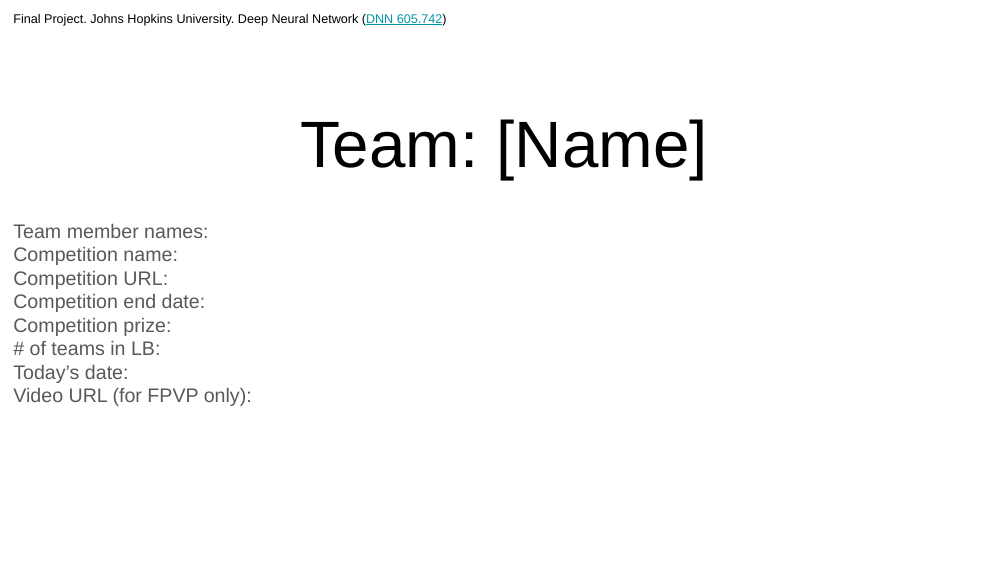
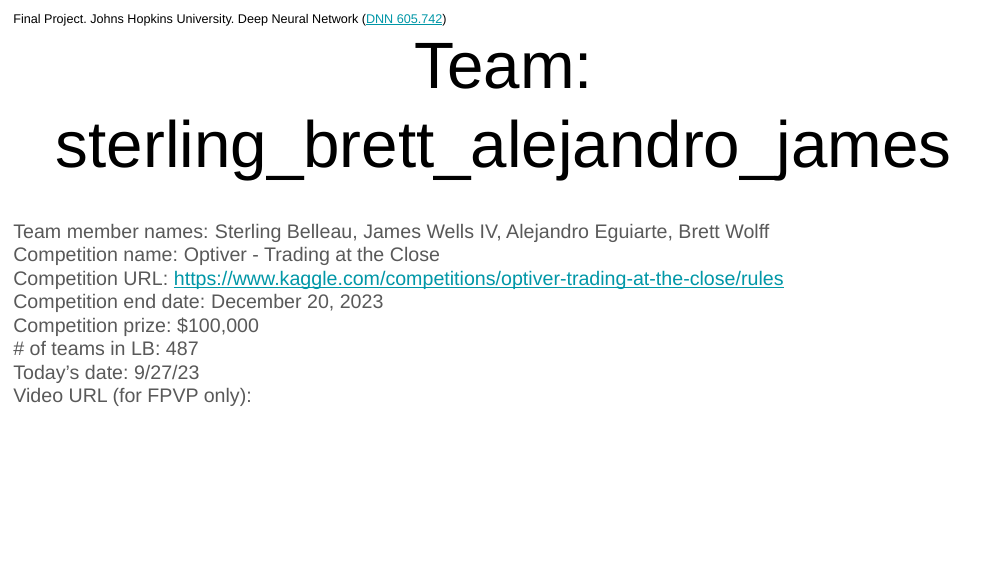
Before and after one commit to saintblue97/DeepNN_Optiver, a slide deck: slide 1 of Final Project Results - Presentation Template.pptx. Drawn at 1008x567 pixels with LibreOffice and Linux fonts; fonts in the diff are those of the drawing. Boxes give left, top, right and bottom in pixels: in the first picture for what was removed or moved away, otherwise in the second. Text is boxed around its words. In the diff, an @@ line names an element or a change of style, - is before the commit and + after.

```diff
--- a/Final Project Results - Presentation Template.pptx
+++ b/Final Project Results - Presentation Template.pptx
@@ title at box(56, 43, 952, 179): text changed @@
-Team: [Name]
+Team: sterling_brett_alejandro_james
@@ subtitle at box(13, 224, 784, 383): text changed @@
-Team member names:
-Competition name:
-Competition URL:
-Competition end date:
-Competition prize:
-# of teams in LB:
-Today’s date:
+Team member names: Sterling Belleau, James Wells IV, Alejandro Eguiarte, Brett Wolff
+Competition name: Optiver - Trading at the Close
+Competition URL: https://www.kaggle.com/competitions/optiver-trading-at-the-close/rules
+Competition end date: December 20, 2023
+Competition prize: $100,000
+# of teams in LB: 487
+Today’s date: 9/27/23
```
Also in this commit, not shown: 3 other slides changed.
